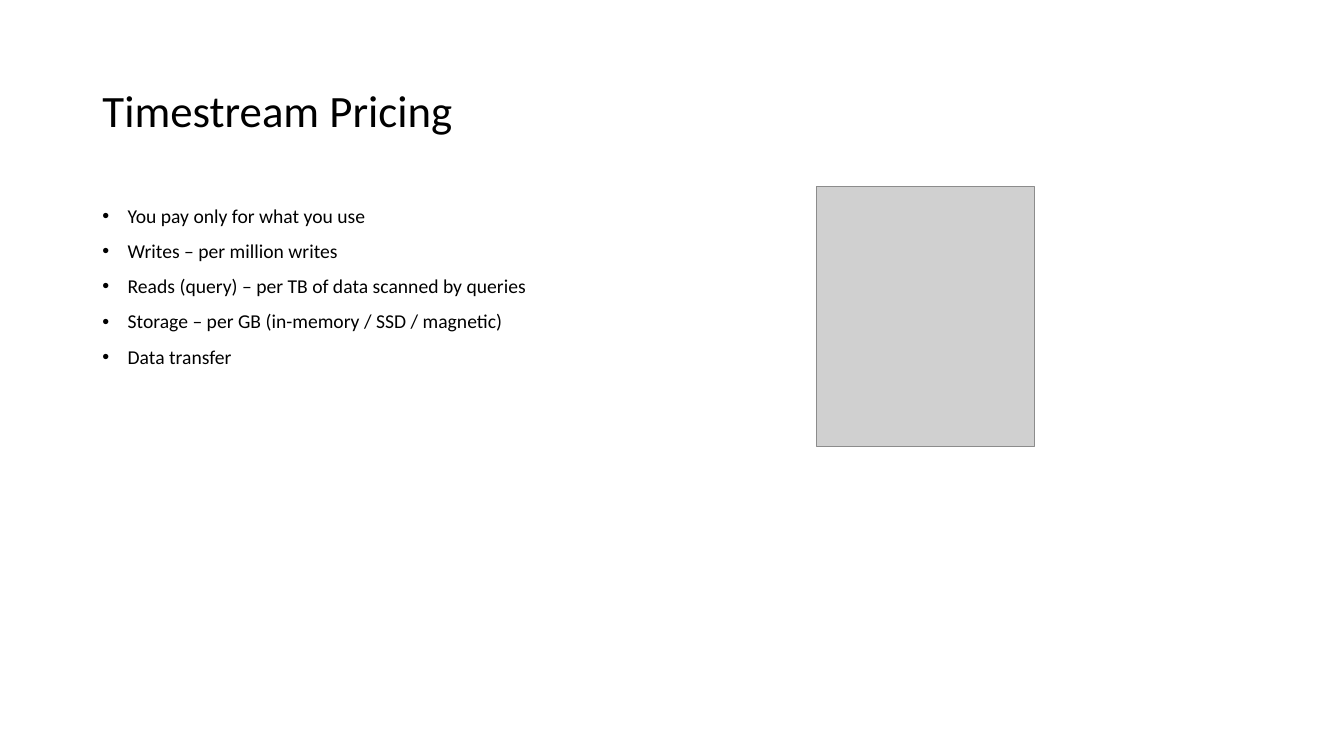
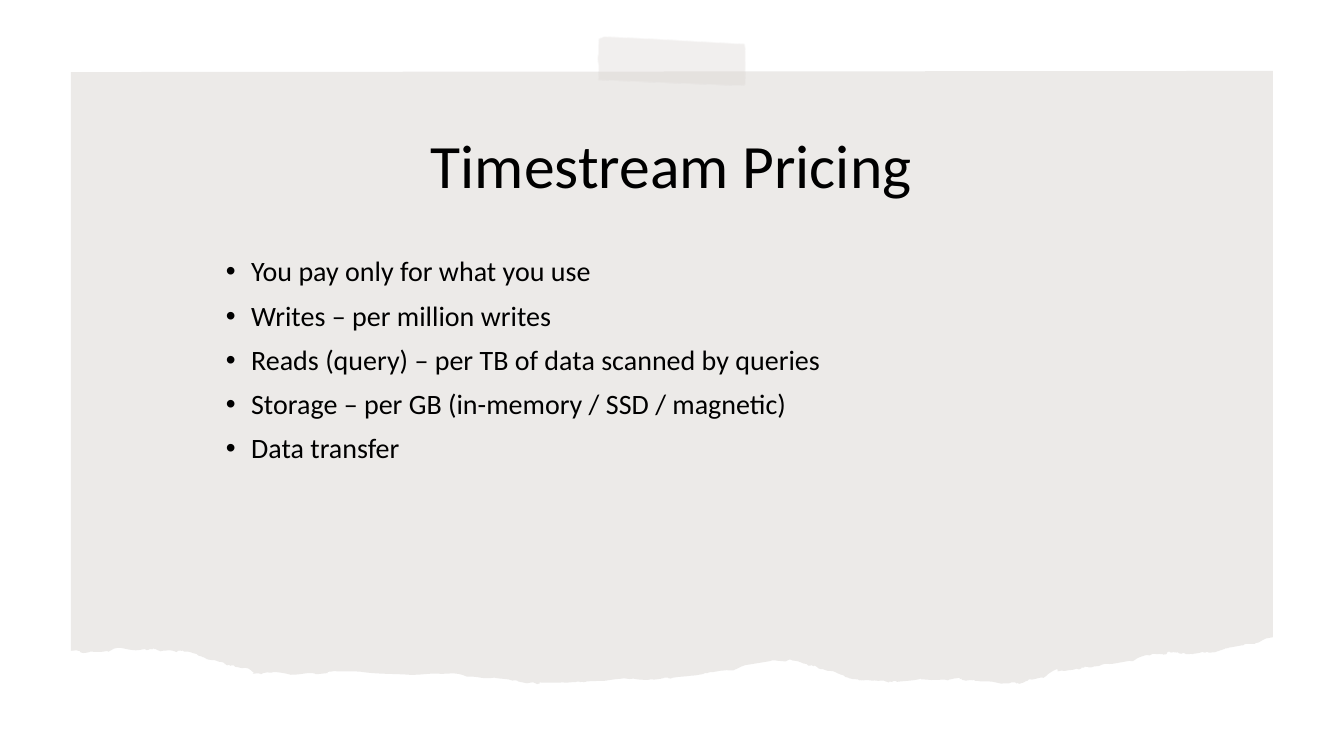
Before and after one commit to IlyaChakun/aws-iba-courses, a slide deck: slide 4 of lecture-materials/Databases/Timestream/aws_time_stream.pptx (slide 5 before the commit). Drawn at 1344x756 pixels with LibreOffice and Linux fonts; fonts in the diff are those of the drawing; grey boxes stand for pictures. Boxes give left, top, right and bottom in pixels: in the first picture for what was removed or moved away, otherwise in the second. Text is boxed around its words. In the diff, an @@ line names an element or a change of style, - is before the commit and + after.

```diff
--- a/lecture-materials/Databases/Timestream/aws_time_stream.pptx
+++ b/lecture-materials/Databases/Timestream/aws_time_stream.pptx
@@ freeform shape added at box(597, 36, 748, 86), fill #D9D4D0 at 35% opacity @@
@@ freeform shape added at box(71, 71, 1273, 684), fill #82766A at 15% opacity @@
@@ title "Timestream Pricing": place and size @@
-title "Timestream Pricing" at box(102, 96, 452, 135)
+title "Timestream Pricing" at box(431, 145, 912, 199)
@@ title "Timestream Pricing" at box(431, 145, 912, 199): size 32 to 44 pt; alignment left to centre @@
@@ picture removed at box(817, 187, 1034, 447) @@
@@ text "You pay only for what ...": place and size @@
-text "You pay only for what ..." at box(128, 209, 526, 364)
+text "You pay only for what ..." at box(251, 261, 819, 459)
@@ text "You pay only for what ..." at box(251, 261, 819, 459): size 14 to 20 pt @@
```
Also in this commit, not shown: 3 other slides changed, 1 slide added, 1 slide removed, 8 other files.
